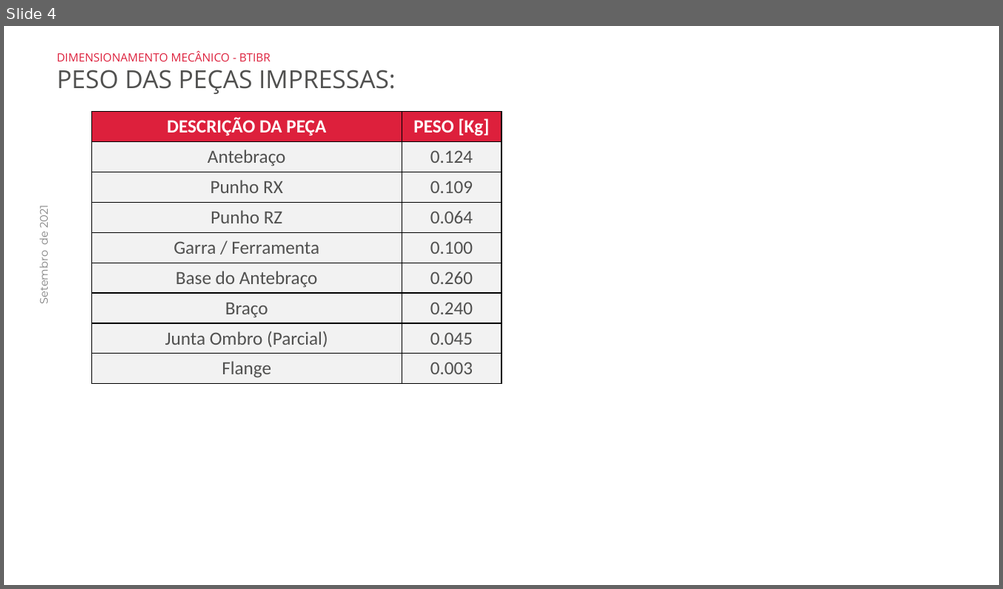
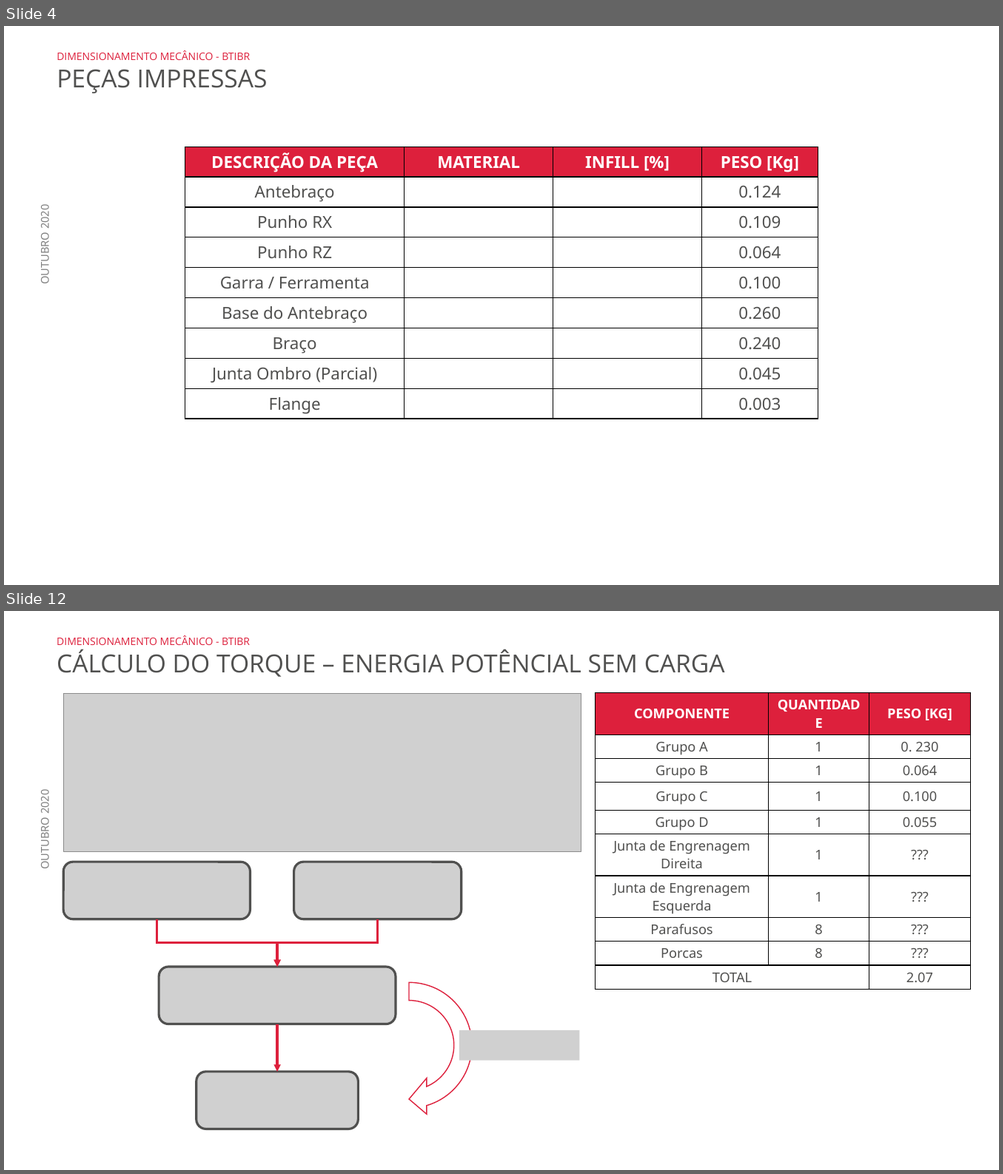
Before and after one commit to BTIBR/Projeto-Mecanico, a slide deck: Arquivos Gerais/Análises e Cálculos/Dimensionamento Mecânico BTIBR.pptx. Shown one above the other, each under a label of ours: slide 4 before the commit, slides 4 and 12 after it; the slides between them are not shown. The pictures are 1003x589 and 1003x1174 pixels, drawn with LibreOffice and Linux fonts; fonts in the diff are those of the drawing; grey boxes stand for pictures; background and template pictures are left out. Boxes give left, top, right and bottom in pixels: in the first picture for what was removed or moved away, otherwise in the second. Text is boxed around its words. In the diff, an @@ line names an element or a change of style, - is before the commit and + after.

Commit message:
Update do Dimensionamento

```diff
--- a/Arquivos Gerais/Análises e Cálculos/Dimensionamento Mecânico BTIBR.pptx
+++ b/Arquivos Gerais/Análises e Cálculos/Dimensionamento Mecânico BTIBR.pptx
@@ slide 12 added at <box>4,611,999,1170</box>, background picture (left out); not listed: 1 template element that a slide beside it also shows @@
@@ text added at <box>57,635,725,677</box>, 24 pt, text #50504F @@
+DIMENSIONAMENTO MECÂNICO - BTIBR
+CÁLCULO DO TORQUE – ENERGIA POTÊNCIAL SEM CARGA
@@ picture added at <box>64,694,581,852</box> @@
@@ table added at <box>595,692,970,985</box>, 10 rows, 3 columns @@
+COMPONENTE | QUANTIDADE | PESO [KG]
+Grupo A | 1 | 0. 230
+Grupo B | 1 | 0.064
+Grupo C | 1 | 0.100
+Grupo D | 1 | 0.055
+Junta de Engrenagem Direita | 1 | ???
+Junta de Engrenagem Esquerda | 1 | ???
+Parafusos | 8 | ???
+Porcas | 8 | ???
+TOTAL |  | 2.07
@@ picture added at <box>64,863,250,920</box> @@
@@ picture added at <box>294,863,461,920</box> @@
@@ elbow arrow added from (157, 919) to (277, 967), #DD203C 2.25 pt @@
@@ elbow arrow added from (378, 919) to (277, 967), #DD203C 2.25 pt @@
@@ picture added at <box>159,967,395,1025</box> @@
@@ circular arrow added at <box>337,974,481,1118</box>, outline #DD203C 1 pt @@
@@ arrow added from (277, 1025) to (277, 1072), #DD203C 2.25 pt @@
@@ picture added at <box>459,1031,579,1060</box> @@
@@ picture added at <box>196,1072,358,1130</box> @@
@@ slide 4 changed as well @@
@@ text at <box>57,69,267,93</box>: text changed @@
-PESO DAS PEÇAS IMPRESSAS:
+PEÇAS IMPRESSAS
@@ text at <box>57,50,250,60</box>: size 11 to 10 pt in "DIMENSIONAMENTO MECÂNICO - BTIBR" @@
@@ table at <box>185,147,817,419</box> @@
+column 2: MATERIAL |  |  |  |  |  |  |  | 
+column 3: INFILL [%] |  |  |  |  |  |  |  | 
@@ table: place and size @@
-table at <box>91,112,502,384</box>
+table at <box>185,147,817,419</box>
@@ text removed at <box>36,207,51,304</box> @@
-Setembro de 2021
@@ text added at <box>37,207,52,284</box>, 10.5 pt, text #808080 @@
+OUTUBRO 2020
```
Also in this commit, not shown: 7 other slides changed, 12 other slides added, 44 other files.
